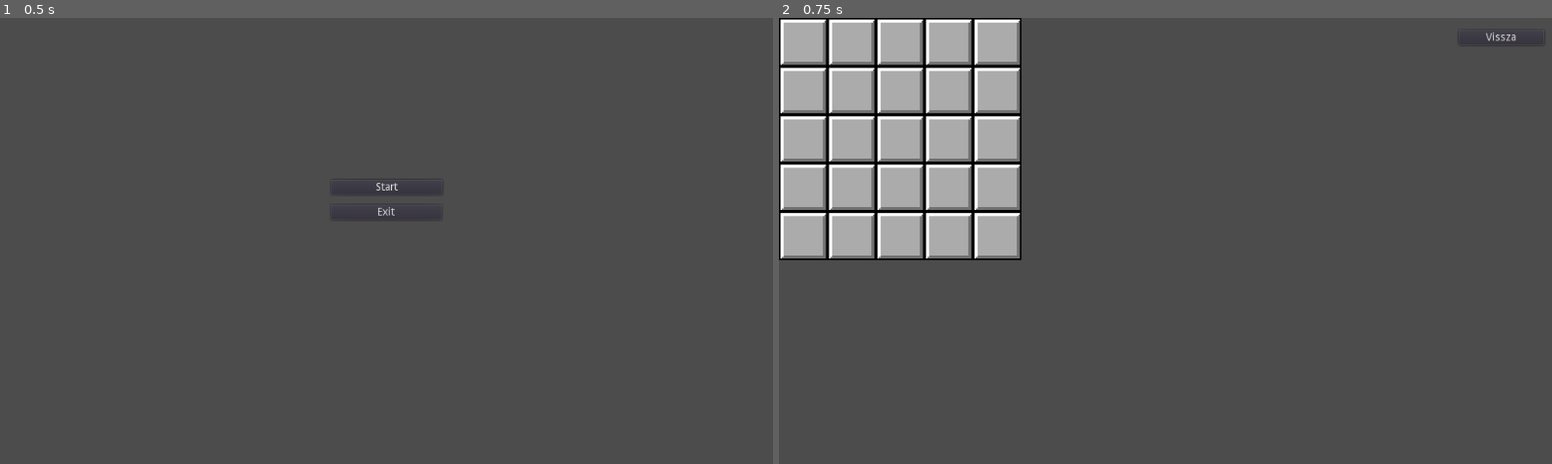
Above: before the commit, frames 1-2 (left to right).
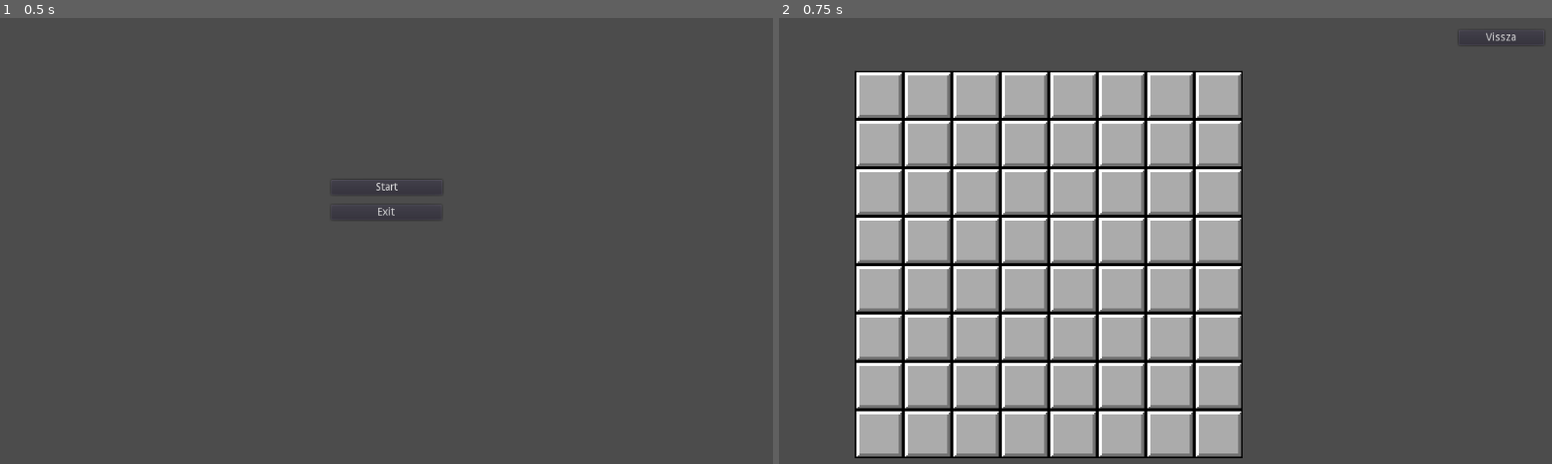
Above: after the commit, the same moments.

Repository: Gellifree/DigItAround
Game: Godot game, scene res://Scenes & Scripts/Main.tscn
The game is run twice, just before and just after one commit, with the same random seed, the same clock (stepped at 60 frames per second) and the same inputs.
Inputs:
- Up to frame 1 (0.5 s): no input
- Up to frame 2 (0.75 s): click "Start" at 0.5 s

Frame 1 is identical in both runs. In frame 2, 45% of the frame differs, in the area x 0-60%, y 0-99%.

Commit message:
Változó pályaméret hozzáadása sajnos nem lehet Fix méretű a pálya fizikailag, különböző blokkmennyiség esetén, mivel nem lehet a skálázás tört szám, nem tudja a kattintást megfelelő blokkra levetíteni, így a pálya fizikai mérete mindig változik, attól függően, mekkora skálára kereített a számítás

Diff:
--- a/GodotSweeper/Scenes & Scripts/PlayGround.tscn
+++ b/GodotSweeper/Scenes & Scripts/PlayGround.tscn
@@ -194,7 +194,7 @@
 }
 
 [node name="PlayableTiles" type="TileMap" parent="."]
-scale = Vector2( 2, 2 )
+position = Vector2( 100, 70 )
 tile_set = SubResource( 1 )
 cell_size = Vector2( 32, 32 )
 format = 1
@@ -235,10 +235,10 @@
 }
 
 [node name="RichTextLabel" type="RichTextLabel" parent="WinDialog"]
-margin_left = 53.0
-margin_top = 10.0
-margin_right = 123.0
-margin_bottom = 35.0
+margin_left = 8.0
+margin_top = 8.0
+margin_right = 168.0
+margin_bottom = 33.0
 text = "Nyertél! :)"
 [connection signal="pressed" from="BackButton" to="." method="_on_BackButton_pressed"]
 [connection signal="confirmed" from="LoseDialog" to="." method="_on_LoseDialog_confirmed"]
--- a/GodotSweeper/Scenes & Scripts/PlayGroundScene.gd
+++ b/GodotSweeper/Scenes & Scripts/PlayGroundScene.gd
@@ -9,7 +9,9 @@
 #Az első kattintásnál sosem lehet akna, ezért figyeljük hogy az első kattintás-e,
 #és ha igen, akkor a kattintás helyéről ha van, elvesszük az aknát, és körülötte is!
 var firstClick = 0
-var matrixSize = 5
+var matrixSize = 8
+
+var Scale = 1
 
 #Győzelmi kondíció
 #A markerben bennevan hogy hány darab mezőt fedtünk fel, ha összegezzük a bennelévő eggyeseket
@@ -29,8 +31,8 @@
 	var bombs = 0
 	marked = sumMatrix(marker)
 	bombs = sumMatrix(map)
-	print("marked sum:", marked)
-	print("bombs sum:", bombs)
+	#print("marked sum:", marked)
+	#print("bombs sum:", bombs)
 	if(marked + bombs == matrixSize * matrixSize):
 		$WinDialog.popup()
 
@@ -39,7 +41,7 @@
 	#Generáljunk le egy pályát
 
 	#Töltsük fel nullákkal
-	print("Térkép elkészítése\n")
+	#print("Térkép elkészítése\n")
 	for i in range(size):
 		map.append([])
 		for j in range(size):
@@ -51,10 +53,18 @@
 			var rnd = rngen.randf_range(0, 100)
 			if(rnd > 80):
 				map[i][j] = 1
-		print(map[i])
+		#print(map[i])
 
 
 func setTileMap(size):
+	Scale =  (480 / matrixSize) / float(32)
+	Scale = round(Scale)
+	print("osztás eredménye: ",(480 / matrixSize))
+	print(Scale)
+	$PlayableTiles.scale.x = Scale
+	$PlayableTiles.scale.y = Scale
+
+
 	for i in range(size):
 		for j in range(size):
 			$PlayableTiles.set_cell(i,j,9)
@@ -96,7 +106,7 @@
 	return sum
 
 func generateBombCount():
-	print("Bomba megszámlásáért felelős tömb készítése\n")
+	#print("Bomba megszámlásáért felelős tömb készítése\n")
 	bombCount = []
 	for i in range(map.size()):
 		bombCount.append([])
@@ -113,7 +123,7 @@
 			for s in range(len(sumList)):
 				summableList.append(map[sumList[s][0]][sumList[s][1]])
 			bombCount[i][j] = sumData(summableList)
-		print(bombCount[i])
+		#print(bombCount[i])
 
 func generateMarker():
 	for i in range(map.size()):
@@ -194,18 +204,22 @@
 func _input(event):
 	if event is InputEventMouseButton:
 		var eventPos = event.position
-		#eventPos.x -= 30
-		#eventPos.y -= 30
+		eventPos.x -= 100
+		eventPos.y -= 70
 
 		var tile_index = $PlayableTiles.world_to_map(eventPos)
-		tile_index[0] = int(tile_index[0] / 2)  #Osztani kell a skálázással
-		tile_index[1] = int(tile_index[1] / 2)
+		tile_index[0] = int(tile_index[0] / Scale) #Osztani kell a skálázással
+		tile_index[1] = int(tile_index[1] / Scale)
+
+		print("osztásX:", tile_index[0] / Scale)
+		print("osztásY:", tile_index[1] / Scale)
+		print("A tileindex...:", tile_index)
 
 		var buttonState = event.get_button_index()
 		#print("buttonstate:",buttonState)
 
 		if(buttonState == 1 and alive == true):
-			#print("Mouse click at: ", tile_index)
+			print("Mouse click at: ", tile_index)
 			if(tile_index[0] >= 0 and tile_index[0] < len(map) and tile_index[1] >= 0 and tile_index[1] < len(map)):
 				#print("Firstclick értéke: ",firstClick)
 				if(firstClick == 0):
